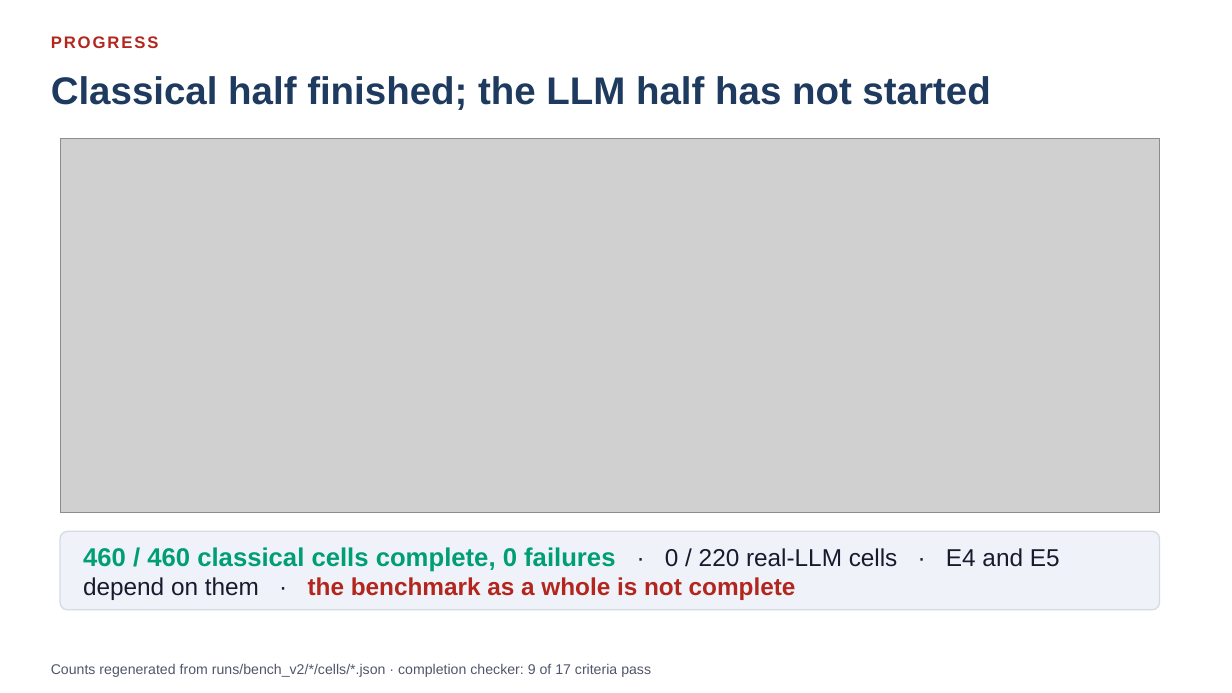
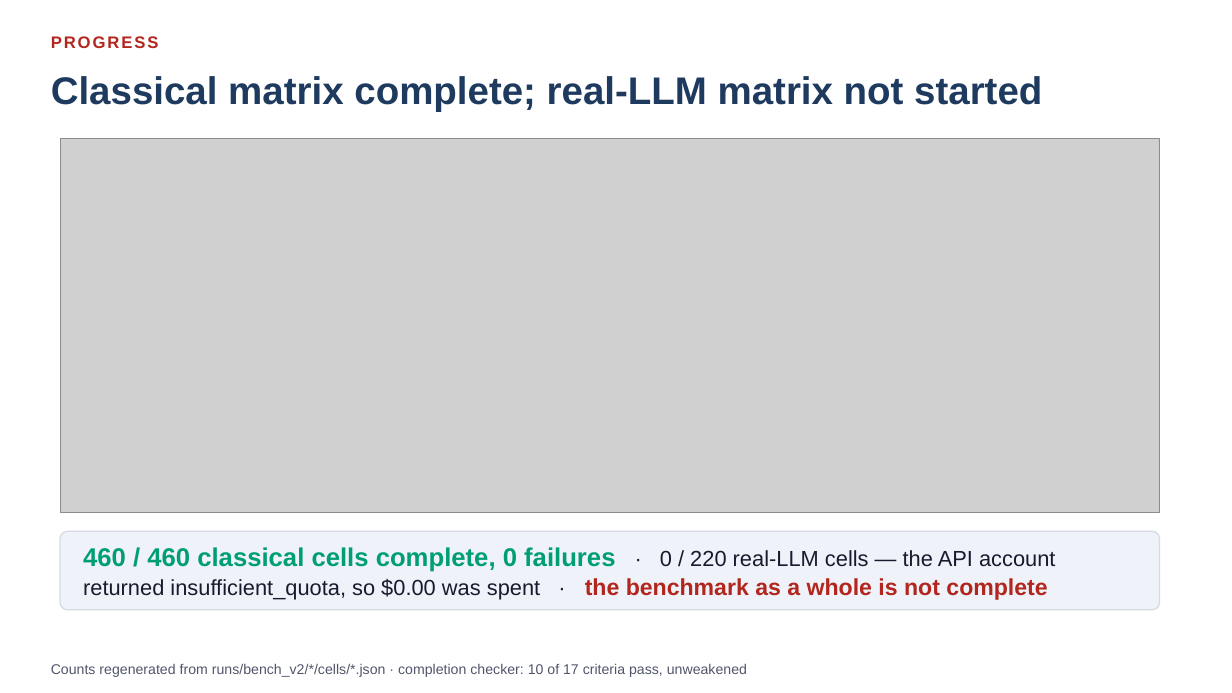
Before and after one commit to dorakingx/llm-vqc, a slide deck: slide 6 of docs/presentation/bench_v2_weekly_revised/20260731_GSoC_revised.pptx. Drawn at 1232x693 pixels with LibreOffice and Linux fonts; fonts in the diff are those of the drawing; grey boxes stand for pictures. Boxes give left, top, right and bottom in pixels: in the first picture for what was removed or moved away, otherwise in the second. Text is boxed around its words. In the diff, an @@ line names an element or a change of style, - is before the commit and + after.

```diff
--- a/docs/presentation/bench_v2_weekly_revised/20260731_GSoC_revised.pptx
+++ b/docs/presentation/bench_v2_weekly_revised/20260731_GSoC_revised.pptx
@@ text at <box>51,76,1042,111</box>: text changed @@
-Classical half finished; the LLM half has not started
+Classical matrix complete; real-LLM matrix not started
@@ text at <box>83,547,1056,600</box>: text changed; size 19 to 17 pt; bold off @@
-460 / 460 classical cells complete, 0 failures · 0 / 220 real-LLM cells · E4 and E5 depend on them · the benchmark as a whole is not complete
+460 / 460 classical cells complete, 0 failures · 0 / 220 real-LLM cells — the API account returned insufficient_quota, so $0.00 was spent · the benchmark as a whole is not complete
@@ text at <box>51,664,747,677</box>: text changed @@
-Counts regenerated from runs/bench_v2/*/cells/*.json · completion checker: 9 of 17 criteria pass
+Counts regenerated from runs/bench_v2/*/cells/*.json · completion checker: 10 of 17 criteria pass, unweakened
```
Also in this commit, not shown: 12 other slides changed, 46 other files.
